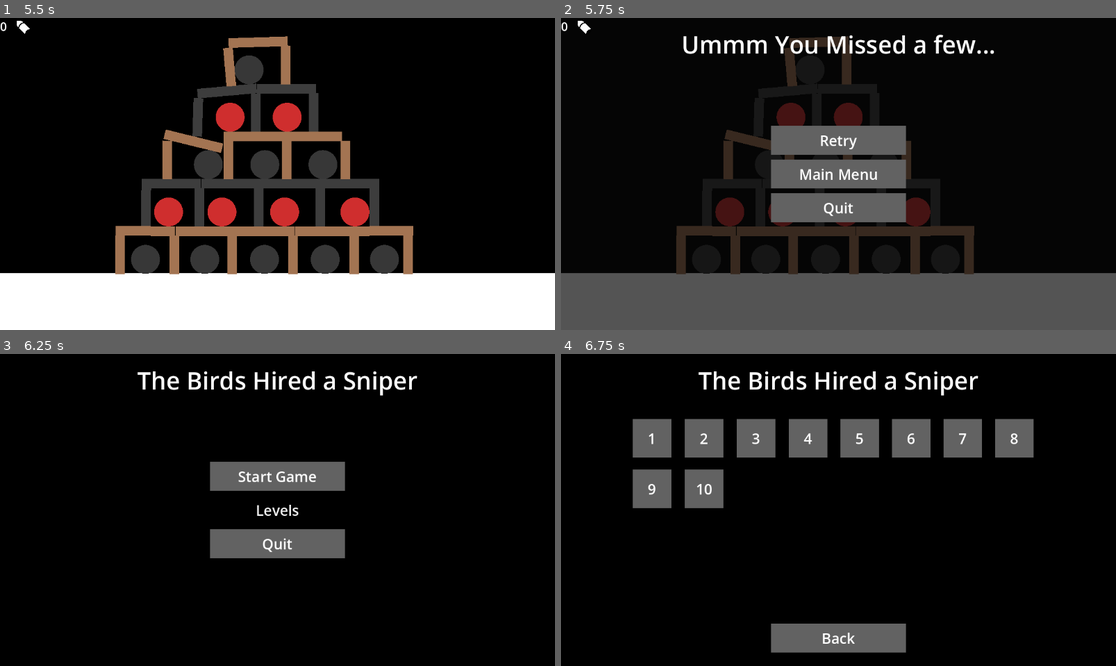
Above: before the commit, frames 1-4 (two rows, left to right).
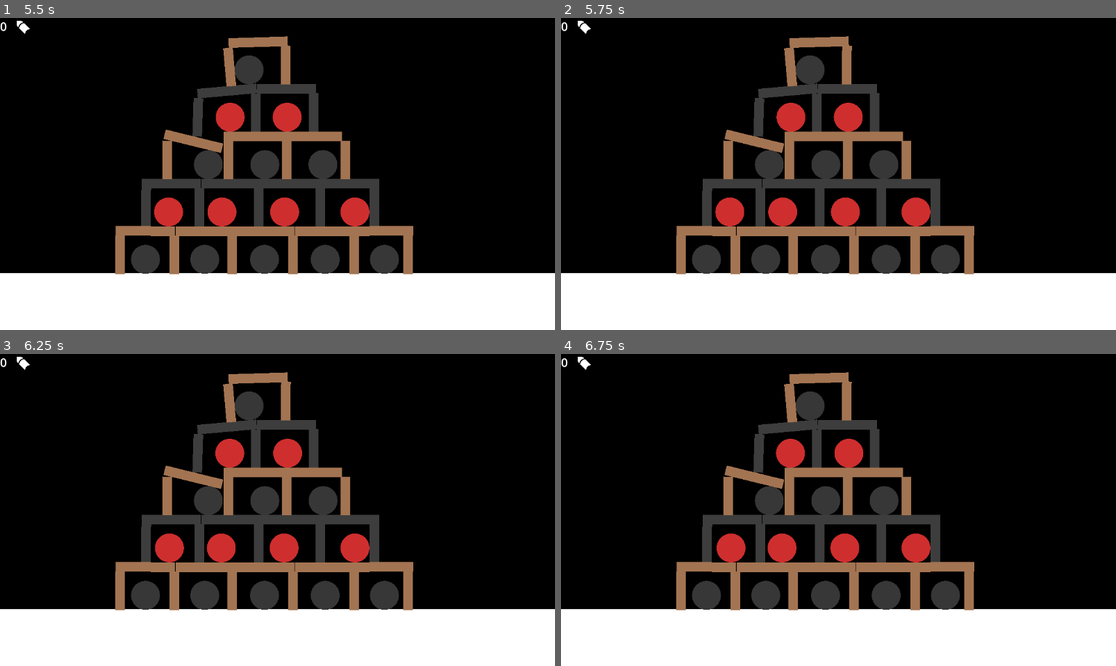
Above: after the commit, the same moments.

Repository: 101zh/jumpstart
Game: Godot game, scene res://scenes/Levels/10.tscn
The game is run twice, just before and just after one commit, with the same random seed, the same clock (stepped at 60 frames per second) and the same inputs. This scene is started directly instead of the project's main scene.
Inputs (mouse positions are in pixels of both pictures, inside the frame that each line leads up to):
- Up to frame 1 (5.5 s): tap Enter at 0.5 s; move the mouse to (144, 208) at 0.52 s; click (144, 208) at 0.67 s; move the mouse to (199, 208) at 1.27 s; click (199, 208) at 1.42 s; move the mouse to (260, 208) at 2.02 s; click (260, 208) at 2.17 s; move the mouse to (321, 208) at 2.77 s; click (321, 208) at 2.92 s; move the mouse to (371, 208) at 3.52 s; click (371, 208) at 3.67 s; move the mouse to (172, 183) at 4.27 s; click (172, 183) at 4.42 s; move the mouse to (233, 183) at 5.02 s; click (233, 183) at 5.17 s
- Up to frame 2 (5.75 s): no input
- Up to frame 3 (6.25 s): click (277, 510) at 5.75 s, where only the run before the commit has a clickable "Main Menu"
- Up to frame 4 (6.75 s): click (838, 510) at 6.5 s, where only the run before the commit has a clickable "Levels"

Frame 1 is identical in both runs. In frame 2, 37% of the frame differs, in the area x 0-100%, y 5-100%; in frame 3, 37%; in frame 4, 42%, in the area x 0-100%, y 0-100%.

Commit message:
fix weird menuing

Diff:
--- a/scenes/Levels/1.tscn
+++ b/scenes/Levels/1.tscn
@@ -9,7 +9,7 @@
 
 [sub_resource type="WorldBoundaryShape2D" id="WorldBoundaryShape2D_myinc"]
 
-[node name="Node2D" type="Node2D"]
+[node name="1" type="Node2D"]
 
 [node name="CanvasLayer" type="CanvasLayer" parent="."]
 
--- a/scenes/Levels/10.tscn
+++ b/scenes/Levels/10.tscn
@@ -8,18 +8,19 @@
 [ext_resource type="PackedScene" uid="uid://cij0pk5ot36v5" path="res://gameobjects/Logs/ShieldedMediumLog.tscn" id="5_uo4vm"]
 [ext_resource type="PackedScene" uid="uid://dk3m8yiyy7mbs" path="res://gameobjects/Enemy.tscn" id="5_v3nfo"]
 [ext_resource type="PackedScene" uid="uid://se5tqd4uybrx" path="res://gameobjects/Logs/MediumLog.tscn" id="5_xmdnp"]
+[ext_resource type="PackedScene" uid="uid://dg3txsdel0lyq" path="res://gameobjects/Logs/ShieldedLongLog.tscn" id="6_tqv24"]
 [ext_resource type="PackedScene" uid="uid://bvne8qxuy3qxb" path="res://gameobjects/Logs/ShieldedShortLog.tscn" id="7_ctto7"]
 
 [sub_resource type="CanvasTexture" id="CanvasTexture_myinc"]
 
 [sub_resource type="WorldBoundaryShape2D" id="WorldBoundaryShape2D_myinc"]
 
-[node name="Node2D" type="Node2D"]
+[node name="10" type="Node2D"]
 
 [node name="CanvasLayer" type="CanvasLayer" parent="."]
 
 [node name="LevelCompleteMenu" parent="CanvasLayer" instance=ExtResource("1_uo4vm")]
-wait_time = 5.0
+wait_time = 10.0
 bullet_count = 1
 
 [node name="PauseMenu" parent="CanvasLayer" instance=ExtResource("2_3c3fy")]
@@ -218,3 +219,11 @@
 
 [node name="Enemy8" parent="." instance=ExtResource("5_v3nfo")]
 position = Vector2(734, 399)
+
+[node name="Log21" parent="." instance=ExtResource("6_tqv24")]
+position = Vector2(498, -8000)
+rotation = 1.5708
+scale = Vector2(6, 6)
+mass = 1000.0
+gravity_scale = 0.0
+linear_velocity = Vector2(0, 1500)
--- a/scenes/Levels/2.tscn
+++ b/scenes/Levels/2.tscn
@@ -12,7 +12,7 @@
 [sub_resource type="RectangleShape2D" id="RectangleShape2D_kq1h3"]
 size = Vector2(1425.86, 155.429)
 
-[node name="Node2D" type="Node2D"]
+[node name="2" type="Node2D"]
 
 [node name="CanvasLayer" type="CanvasLayer" parent="."]
 
--- a/scenes/Levels/3.tscn
+++ b/scenes/Levels/3.tscn
@@ -12,7 +12,7 @@
 
 [sub_resource type="CanvasTexture" id="CanvasTexture_8e26i"]
 
-[node name="Node2D" type="Node2D"]
+[node name="3" type="Node2D"]
 
 [node name="CanvasLayer" type="CanvasLayer" parent="."]
 
--- a/scenes/Levels/4.tscn
+++ b/scenes/Levels/4.tscn
@@ -13,7 +13,7 @@
 [sub_resource type="RectangleShape2D" id="RectangleShape2D_kq1h3"]
 size = Vector2(1446.32, 155.429)
 
-[node name="Node2D" type="Node2D"]
+[node name="4" type="Node2D"]
 
 [node name="CanvasLayer" type="CanvasLayer" parent="."]
 
--- a/scenes/Levels/5.tscn
+++ b/scenes/Levels/5.tscn
@@ -15,7 +15,7 @@
 
 [sub_resource type="CanvasTexture" id="CanvasTexture_ihb1o"]
 
-[node name="Node2D" type="Node2D"]
+[node name="5" type="Node2D"]
 
 [node name="CanvasLayer" type="CanvasLayer" parent="."]
 
--- a/scenes/Levels/6.tscn
+++ b/scenes/Levels/6.tscn
@@ -9,7 +9,7 @@
 
 [sub_resource type="WorldBoundaryShape2D" id="WorldBoundaryShape2D_myinc"]
 
-[node name="Node2D" type="Node2D"]
+[node name="6" type="Node2D"]
 
 [node name="CanvasLayer" type="CanvasLayer" parent="."]
 
--- a/scenes/Levels/7.tscn
+++ b/scenes/Levels/7.tscn
@@ -17,7 +17,7 @@
 [sub_resource type="RectangleShape2D" id="RectangleShape2D_7vsvq"]
 size = Vector2(1425.86, 183.238)
 
-[node name="Node2D" type="Node2D"]
+[node name="7" type="Node2D"]
 
 [node name="CanvasLayer" type="CanvasLayer" parent="."]
 
@@ -75,9 +75,11 @@
 
 [node name="Enemy3" parent="." instance=ExtResource("6_7vsvq")]
 position = Vector2(349, 497)
+speedThreshold = 150.0
 
 [node name="Enemy4" parent="." instance=ExtResource("6_7vsvq")]
 position = Vector2(516, 497)
+speedThreshold = 150.0
 
 [node name="Ground2" type="Sprite2D" parent="."]
 position = Vector2(432, 469)
--- a/scenes/Levels/8.tscn
+++ b/scenes/Levels/8.tscn
@@ -13,7 +13,7 @@
 
 [sub_resource type="CanvasTexture" id="CanvasTexture_8e26i"]
 
-[node name="Node2D" type="Node2D"]
+[node name="8" type="Node2D"]
 
 [node name="CanvasLayer" type="CanvasLayer" parent="."]
 
--- a/scenes/Levels/9.tscn
+++ b/scenes/Levels/9.tscn
@@ -17,7 +17,7 @@
 [sub_resource type="RectangleShape2D" id="RectangleShape2D_ift1m"]
 size = Vector2(1425.86, 183.238)
 
-[node name="Node2D" type="Node2D"]
+[node name="9" type="Node2D"]
 
 [node name="CanvasLayer" type="CanvasLayer" parent="."]
 
--- a/scripts/GameManager.gd
+++ b/scripts/GameManager.gd
@@ -15,6 +15,7 @@
 
 func change_scene_to_file(file : String) -> void:
 	last_scene = get_tree().current_scene.scene_file_path
+	print("Changing to this file: "+file)
 	get_tree().change_scene_to_file(file)
 
 func checkBullets() -> void:
--- a/scripts/enemy.gd
+++ b/scripts/enemy.gd
@@ -2,7 +2,7 @@
 
 @export var isShielded : bool = false
 @export var impulseStrength : float = 200
-const speedThreshold : float = 175
+@export var speedThreshold : float = 175
 const fallingSpeedThreshold : float = 350
 var last_linear_velocity : Vector2;
 
@@ -17,13 +17,11 @@
 		if node is RigidBody2D:
 			var body : RigidBody2D = node
 			var relativeVelocity : Vector2 = abs(node.last_linear_velocity - last_linear_velocity)
-			print("colliding with "+ node.name+" ; at "+str(relativeVelocity.length()))
 			if relativeVelocity.length() > speedThreshold:
 				die()
 		elif node is StaticBody2D:
 			var body : StaticBody2D = node
 			if abs(last_linear_velocity.y) > fallingSpeedThreshold:
-				print("fall damage")
 				die()
 
 func _on_input_event(viewport: Node, event: InputEvent, shape_idx: int) -> void:
--- a/scripts/level_manager.gd
+++ b/scripts/level_manager.gd
@@ -23,7 +23,7 @@
 
 func _on_next_level_button_down() -> void:
 	var levelNumber : int = int(get_tree().current_scene.name)
-	print(levelNumber)
+	print(get_tree().current_scene.name)
 	if(levelNumber>=GameManager.level_count):
 		GameManager.change_scene_to_file("res://gameobjects/EndingMenu.tscn")
 	else:
--- a/scripts/main_menu.gd
+++ b/scripts/main_menu.gd
@@ -7,7 +7,7 @@
 
 
 func _on_start_button_down() -> void:
-	get_tree().change_scene_to_file("res://scenes/Levels/1.tscn")
+	GameManager.change_scene_to_file("res://scenes/Levels/1.tscn")
 
 
 func _on_levels_button_down() -> void:
Not shown: 1 places in scenes/Levels/10.tscn that only renumber resources
